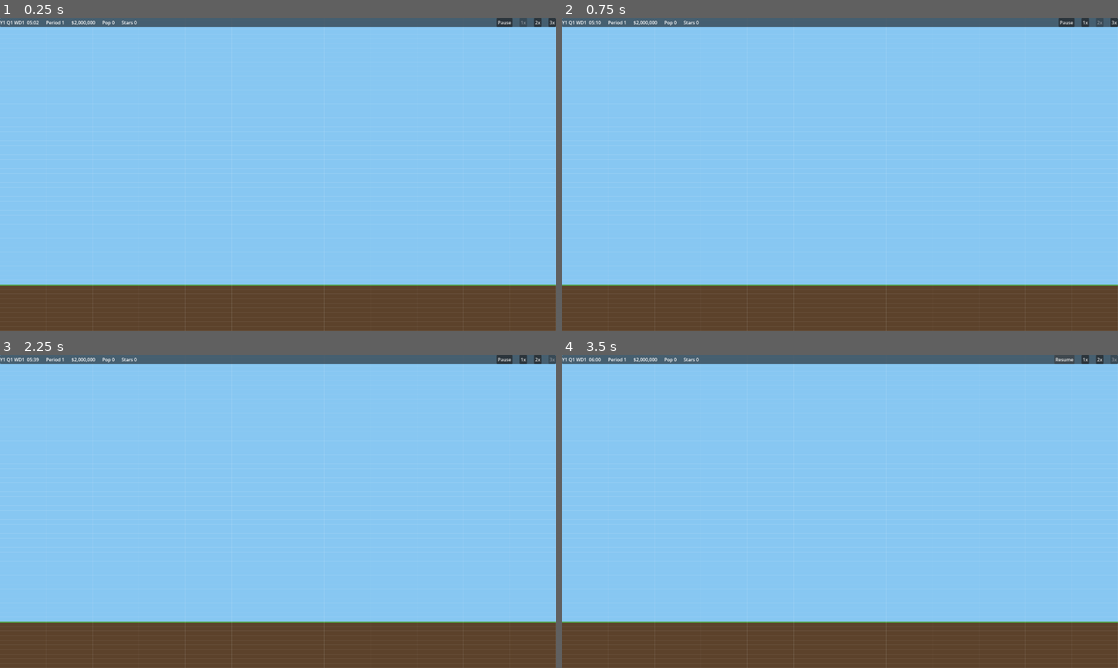
Above: before the commit, frames 1-4 (two rows, left to right).
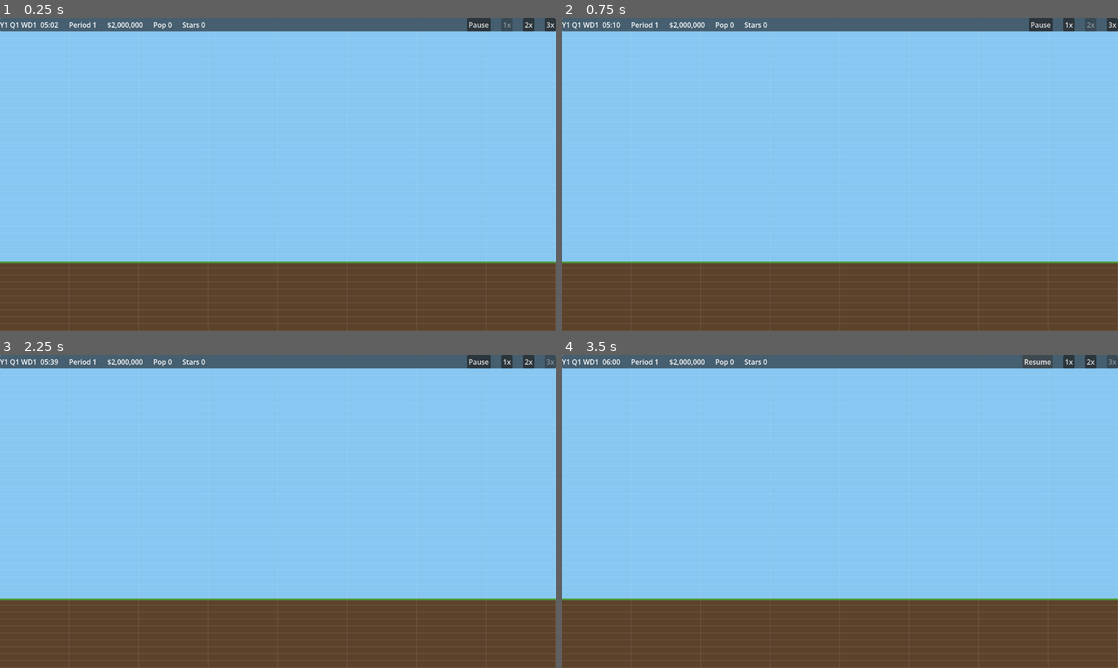
Above: after the commit, the same moments.

Repository: evidencelacking/TowerGame
Game: Godot game, scene res://scenes/main.tscn
The game is run twice, just before and just after one commit, with the same random seed, the same clock (stepped at 60 frames per second) and the same inputs.
Inputs:
- Up to frame 1 (0.25 s): no input
- Up to frame 2 (0.75 s): click "2x" at 0.5 s
- Up to frame 3 (2.25 s): click "1x" at 1.25 s; click "3x" at 2 s
- Up to frame 4 (3.5 s): click "Pause" at 2.75 s

The runs differ from the first frame. In frame 1, 10% of the frame differs, in the area x 0-100%, y 0-99%; in frame 2, 10%; in frame 3, 10%; in frame 4, 10%.

Commit message:
fix: cover the whole window with an integer pixel scale (refs #4)
Stretch is disabled; DisplaySettings sets content_scale_factor from the window size
(auto) or the saved pixel_scale (1-4), and a 1024x600 minimum window size.

Co-Authored-By: Claude Opus 5.5 <noreply@anthropic.com>

Diff:
--- a/project.godot
+++ b/project.godot
@@ -18,9 +18,8 @@
 window/size/viewport_width=1920
 window/size/viewport_height=1080
 window/size/resizable=true
-window/stretch/mode="canvas_items"
-window/stretch/aspect="expand"
-window/stretch/scale_mode="integer"
+window/size/window_width_override=1280
+window/size/window_height_override=720
 
 [rendering]
 
--- a/scripts/view/display_settings.gd
+++ b/scripts/view/display_settings.gd
@@ -1,19 +1,48 @@
 extends Node
 ## Autoload "DisplaySettings": windowed / full-screen setting, toggled with F11 or Alt+Enter.
 ## The choice is saved in user://settings.cfg. The first run starts full screen.
-## Pixel scale is integer (project.godot stretch scale_mode), so pixels stay sharp.
+## The window is never letterboxed or cropped: stretch is disabled and the whole window is the
+## viewport, magnified by an integer pixel scale (Window.content_scale_factor), so pixels stay
+## sharp and the world view simply shows more or less area. The scale is picked automatically
+## from the window size (pixel_scale 0 = Auto) or forced to 1-4. Recomputed on every resize.
 
 const SETTINGS_PATH := "user://settings.cfg"
 const SECTION := "display"
 const KEY_FULLSCREEN := "fullscreen"
+const KEY_PIXEL_SCALE := "pixel_scale"
+const REF_SIZE := Vector2i(1920, 1080)  ## Window size that gets scale 1.
+const MIN_SCALE := 1
+const MAX_SCALE := 4
+const MIN_WINDOW := Vector2i(1024, 600)
 
 var fullscreen: bool = true
+var pixel_scale: int = 0  ## 0 = Auto, 1-4 = forced.
+var scale_in_use: int = 1
+
+
+## Integer scale for a window size: 1080p and 1440p give 1, 4K gives 2. Never below 1.
+## The size relative to 1920x1080 is rounded with a 0.6 threshold so 1440p stays at 1.
+static func auto_scale(size: Vector2i) -> int:
+	var ratio_milli: int = mini(size.x * 1000 / REF_SIZE.x, size.y * 1000 / REF_SIZE.y)
+	return clampi((ratio_milli + 400) / 1000, MIN_SCALE, MAX_SCALE)
+
+
+## The scale to use: the forced one (clamped to 1-4) or, for 0, the automatic one.
+static func resolve_scale(setting: int, size: Vector2i) -> int:
+	if setting <= 0:
+		return auto_scale(size)
+	return clampi(setting, MIN_SCALE, MAX_SCALE)
 
 
 func _ready() -> void:
 	var config := ConfigFile.new()
 	if config.load(SETTINGS_PATH) == OK:
 		fullscreen = bool(config.get_value(SECTION, KEY_FULLSCREEN, true))
+		pixel_scale = clampi(int(config.get_value(SECTION, KEY_PIXEL_SCALE, 0)), 0, MAX_SCALE)
+	var window := get_window()
+	window.min_size = MIN_WINDOW
+	window.content_scale_mode = Window.CONTENT_SCALE_MODE_DISABLED
+	window.size_changed.connect(_update_scale)
 	_apply()
 
 
@@ -38,9 +67,26 @@
 	config.save(SETTINGS_PATH)
 
 
+## Sets the pixel scale (0 = Auto, 1-4 forced), applies it and saves it.
+func set_pixel_scale(value: int) -> void:
+	pixel_scale = clampi(value, 0, MAX_SCALE)
+	_update_scale()
+	var config := ConfigFile.new()
+	config.load(SETTINGS_PATH)
+	config.set_value(SECTION, KEY_PIXEL_SCALE, pixel_scale)
+	config.save(SETTINGS_PATH)
+
+
 func _apply() -> void:
 	var window := get_window()
 	if fullscreen:
 		window.mode = Window.MODE_FULLSCREEN
 	else:
 		window.mode = Window.MODE_WINDOWED
+	_update_scale()
+
+
+func _update_scale() -> void:
+	var window := get_window()
+	scale_in_use = resolve_scale(pixel_scale, window.size)
+	window.content_scale_factor = float(scale_in_use)
--- a/tests/run_tests.gd
+++ b/tests/run_tests.gd
@@ -11,6 +11,7 @@
 const TestRoomCatalogue := preload("res://tests/test_room_catalogue.gd")
 const TestMoney := preload("res://tests/test_money.gd")
 const TestHud := preload("res://tests/test_hud.gd")
+const TestDisplay := preload("res://tests/test_display.gd")
 
 var failures := 0
 
@@ -25,6 +26,7 @@
 	TestRoomCatalogue.run(check)
 	TestMoney.run(check)
 	TestHud.run(check)
+	TestDisplay.run(check)
 	print("TESTS FINISHED failures=%d" % failures)
 	quit(failures)
 
--- /dev/null
+++ b/tests/test_display.gd
@@ -0,0 +1,20 @@
+extends RefCounted
+## Pixel scale choice and the saved setting, headless.
+
+const DS := preload("res://scripts/view/display_settings.gd")
+
+
+static func run(check: Callable) -> void:
+	check.call(DS.auto_scale(Vector2i(3840, 2160)) == 2, "4K auto scale is 2")
+	check.call(DS.auto_scale(Vector2i(1920, 1080)) == 1, "1080p auto scale is 1")
+	check.call(DS.auto_scale(Vector2i(2560, 1440)) == 1, "1440p auto scale is 1")
+	check.call(DS.auto_scale(Vector2i(1280, 720)) == 1, "720p auto scale is 1")
+	check.call(DS.auto_scale(Vector2i(1024, 600)) == 1, "minimum window scale is 1")
+	check.call(DS.auto_scale(Vector2i(7680, 4320)) == 4, "8K auto scale is 4")
+	check.call(DS.auto_scale(Vector2i(3840, 1080)) == 1, "ultrawide limited by height")
+	check.call(DS.resolve_scale(0, Vector2i(3840, 2160)) == 2, "0 means auto")
+	check.call(DS.resolve_scale(3, Vector2i(1280, 720)) == 3, "forced scale wins")
+	check.call(DS.resolve_scale(9, Vector2i(1280, 720)) == 4, "forced scale clamps to 4")
+	var ds: Node = DS.new()
+	check.call(ds.pixel_scale == 0, "pixel_scale defaults to Auto")
+	ds.free()
Not shown, added: scripts/view/display_settings.gd.uid
Not shown, added: tests/test_display.gd.uid
